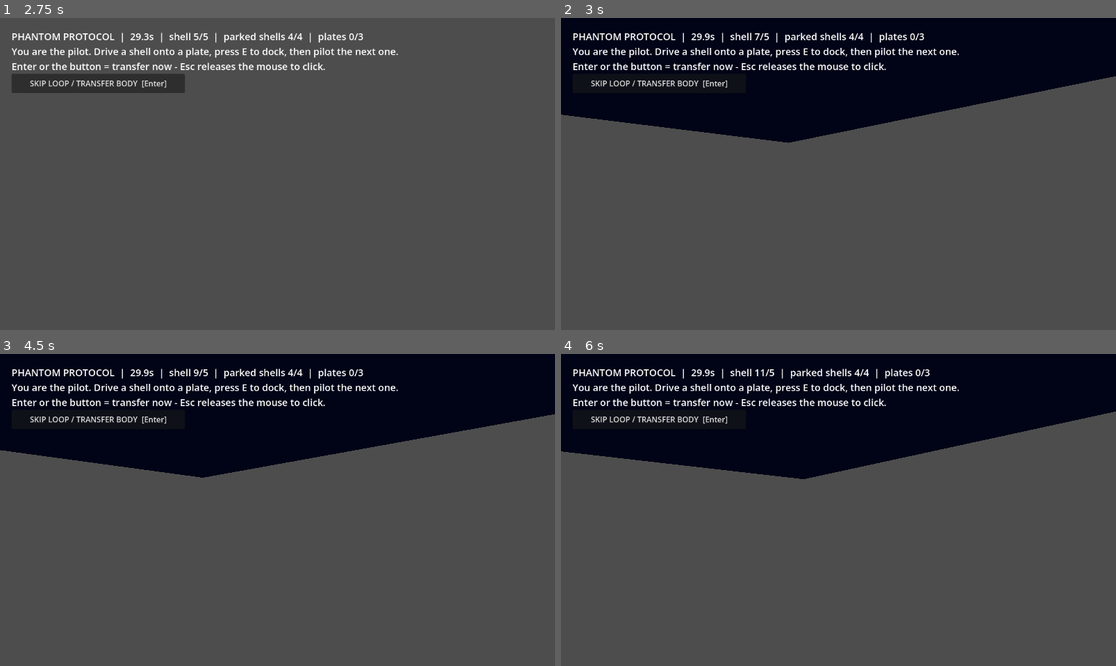
Above: before the commit, frames 1-4 (two rows, left to right).
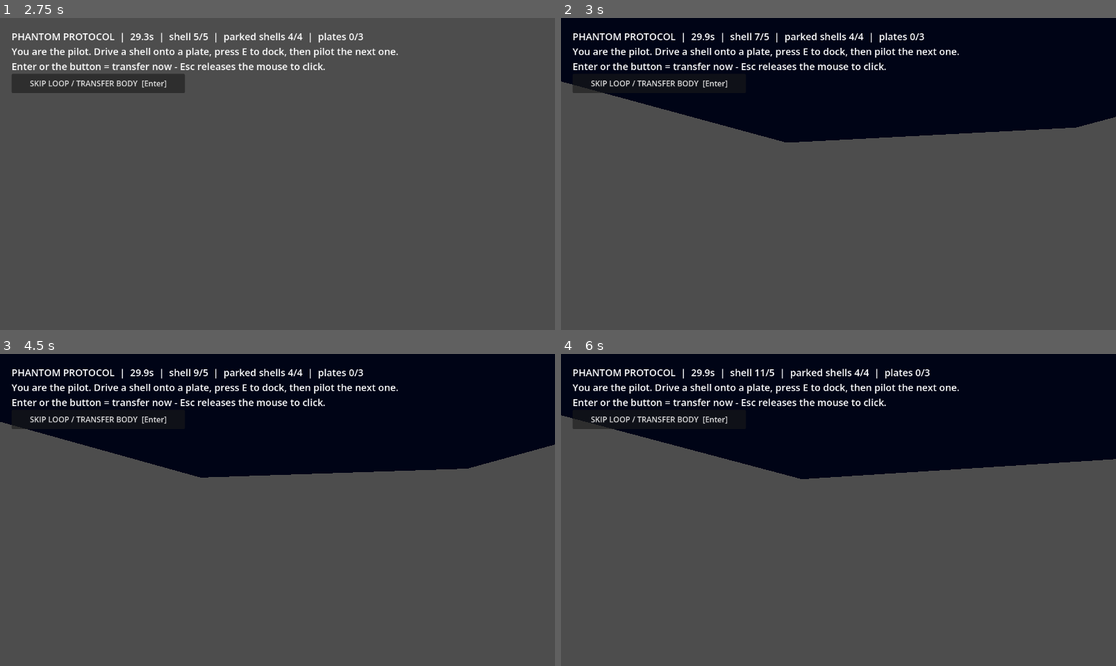
Above: after the commit, the same moments.

Repository: peakbuild112000/phantom-loop
Game: Godot game, scene res://scenes/main.tscn
The game is run twice, just before and just after one commit, with the same random seed, the same clock (stepped at 60 frames per second) and the same inputs.
Inputs (mouse positions are in pixels of both pictures, inside the frame that each line leads up to):
- Up to frame 1 (2.75 s): click "SKIP LOOP / TRANSFER BODY [En…" at 0.5 s; click "SKIP LOOP / TRANSFER BODY [En…" at 1.25 s; tap Enter at 2 s; move the mouse to (305, 174) at 2.02 s; hold W (move_forward) from 2.03 s (still down); hold E (interact) from 2.03 s (still down); click (305, 174) at 2.17 s
- Up to frame 2 (3 s): keep holding W (move_forward); move the mouse to (810, 174) at 2.77 s; release E (interact) at 2.78 s; tap Enter at 2.85 s; click (810, 174) at 2.92 s
- Up to frame 3 (4.5 s): keep holding W (move_forward); tap R (restart) at 3.5 s; move the mouse to (288, 503) at 3.52 s; hold E (interact) 3.53-4.28 s; click (288, 503) at 3.67 s; move the mouse to (271, 516) at 4.27 s; tap Enter at 4.35 s; click (271, 516) at 4.42 s
- Up to frame 4 (6 s): keep holding W (move_forward); tap R (restart) at 5 s; move the mouse to (877, 513) at 5.02 s; hold E (interact) 5.03-5.78 s; click (877, 513) at 5.17 s; move the mouse to (794, 506) at 5.77 s; tap Enter at 5.85 s; click (794, 506) at 5.92 s

Frame 1 is identical in both runs. In frame 2, 6.7% of the frame differs, in the area x 0-100%, y 18-41%; in frame 3, 6.3%; in frame 4, 6.8%.

Commit message:
fix: request pointer lock only after a click (Web)

Diff:
--- a/scripts/phantom_loop.gd
+++ b/scripts/phantom_loop.gd
@@ -32,7 +32,8 @@
 	_build_player()
 	_build_hud()
 	_reset_room()
-	Input.mouse_mode = Input.MOUSE_MODE_CAPTURED
+	# Web browsers only allow pointer lock after a user gesture.
+	Input.mouse_mode = Input.MOUSE_MODE_VISIBLE
 
 func _physics_process(delta: float) -> void:
 	if _won:
Not shown, changed: docs/COPY_ME.md
